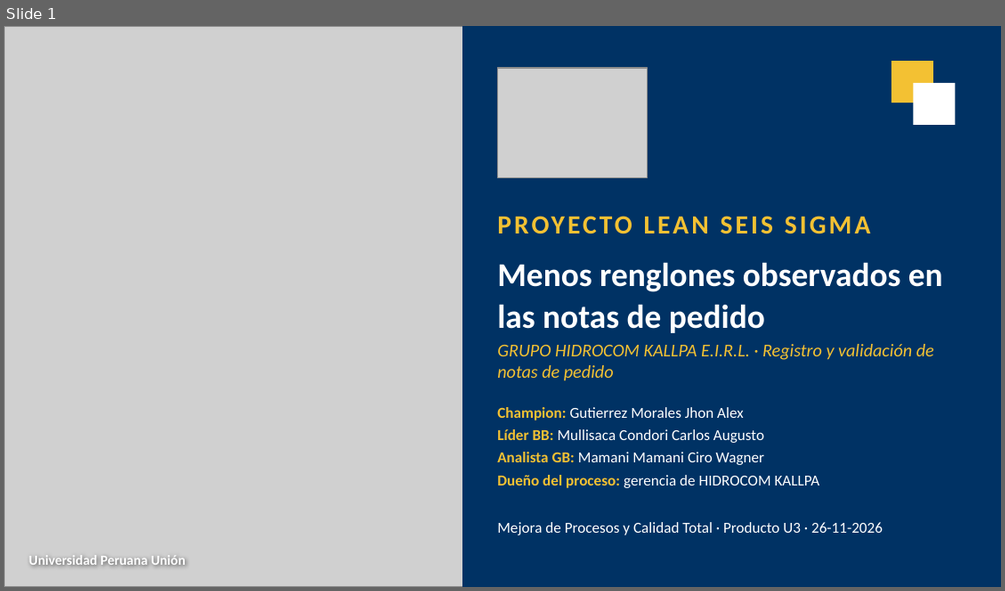
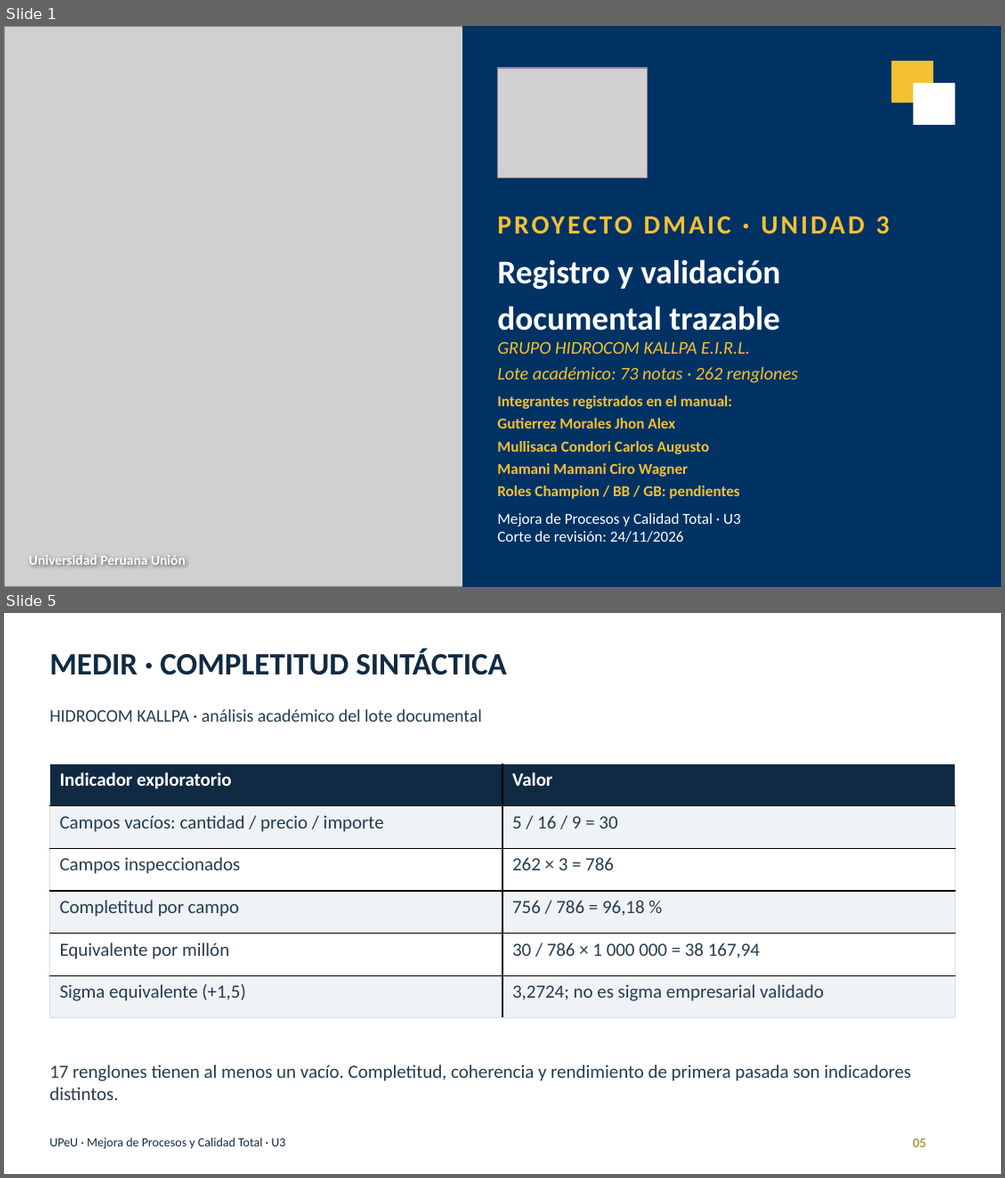
Before and after one commit to Nunclear/hidrocom-mejora-procesos-u3, a slide deck: 04_Producto_Final/U3_Presentacion_HIDROCOM.pptx. Shown one above the other, each under a label of ours: slide 1 before the commit, slides 1 and 5 after it; the slides between them are not shown. The pictures are 1005x591 and 1005x1178 pixels, drawn with LibreOffice and Linux fonts; fonts in the diff are those of the drawing; grey boxes stand for pictures. Boxes give left, top, right and bottom in pixels: in the first picture for what was removed or moved away, otherwise in the second. Text is boxed around its words. In the diff, an @@ line names an element or a change of style, - is before the commit and + after.

Commit message:
Integrar tres paquetes U3 completos, dashboard y validación reproducible

```diff
--- a/04_Producto_Final/U3_Presentacion_HIDROCOM.pptx
+++ b/04_Producto_Final/U3_Presentacion_HIDROCOM.pptx
@@ slide 5 added at bbox=[4, 613, 1001, 1174], background #FFFFFF @@
@@ text added at bbox=[49, 649, 507, 675], 22.5 pt, text #102A43, bold @@
+MEDIR · COMPLETITUD SINTÁCTICA
@@ text added at bbox=[49, 709, 482, 722], 12.8 pt, text #253D50 @@
+HIDROCOM KALLPA · análisis académico del lote documental
@@ table added at bbox=[50, 763, 955, 1018], 6 rows, 2 columns @@
+Indicador exploratorio | Valor
+Campos vacíos: cantidad / precio / importe | 5 / 16 / 9 = 30
+Campos inspeccionados | 262 × 3 = 786
+Completitud por campo | 756 / 786 = 96,18 %
+Equivalente por millón | 30 / 786 × 1 000 000 = 38 167,94
+Sigma equivalente (+1,5) | 3,2724; no es sigma empresarial validado
@@ text added at bbox=[49, 1064, 911, 1100], 13.5 pt, text #253D50 @@
+17 renglones tienen al menos un vacío. Completitud, coherencia y rendimiento de primera pasada son indicadores distintos.
@@ text added at bbox=[49, 1137, 285, 1149], 9 pt, text #102A43 @@
+UPeU · Mejora de Procesos y Calidad Total · U3
@@ text added at bbox=[913, 1138, 926, 1147], 9.8 pt, text #B49A4E, bold @@
+05
@@ slide 1 changed as well @@
@@ text at bbox=[876, 216, 890, 234]: text changed @@
-PROYECTO LEAN SEIS SIGMA
+PROYECTO DMAIC · UNIDAD 3
@@ text at bbox=[497, 259, 780, 330]: text changed @@
-Menos renglones observados en las notas de pedido
+Registro y validación
+documental trazable
@@ text at bbox=[497, 342, 798, 383]: text changed @@
-GRUPO HIDROCOM KALLPA E.I.R.L. · Registro y validación de notas de pedido
+GRUPO HIDROCOM KALLPA E.I.R.L.
+Lote académico: 73 notas · 262 renglones
@@ text at bbox=[497, 395, 739, 499]: text changed; text colour #FFFFFF to #F3C133; bold on @@
-Champion: Gutierrez Morales Jhon Alex
-Líder BB: Mullisaca Condori Carlos Augusto
-Analista GB: Mamani Mamani Ciro Wagner
-Dueño del proceso: gerencia de HIDROCOM KALLPA
+Integrantes registrados en el manual:
+Gutierrez Morales Jhon Alex
+Mullisaca Condori Carlos Augusto
+Mamani Mamani Ciro Wagner
+Roles Champion / BB / GB: pendientes
@@ text at bbox=[497, 513, 741, 542]: text changed @@
-Mejora de Procesos y Calidad Total · Producto U3 · 26-11-2026
+Mejora de Procesos y Calidad Total · U3
+Corte de revisión: 24/11/2026
```
Also in this commit, not shown: 11 other slides added, 12 slides removed, 46 other files.
